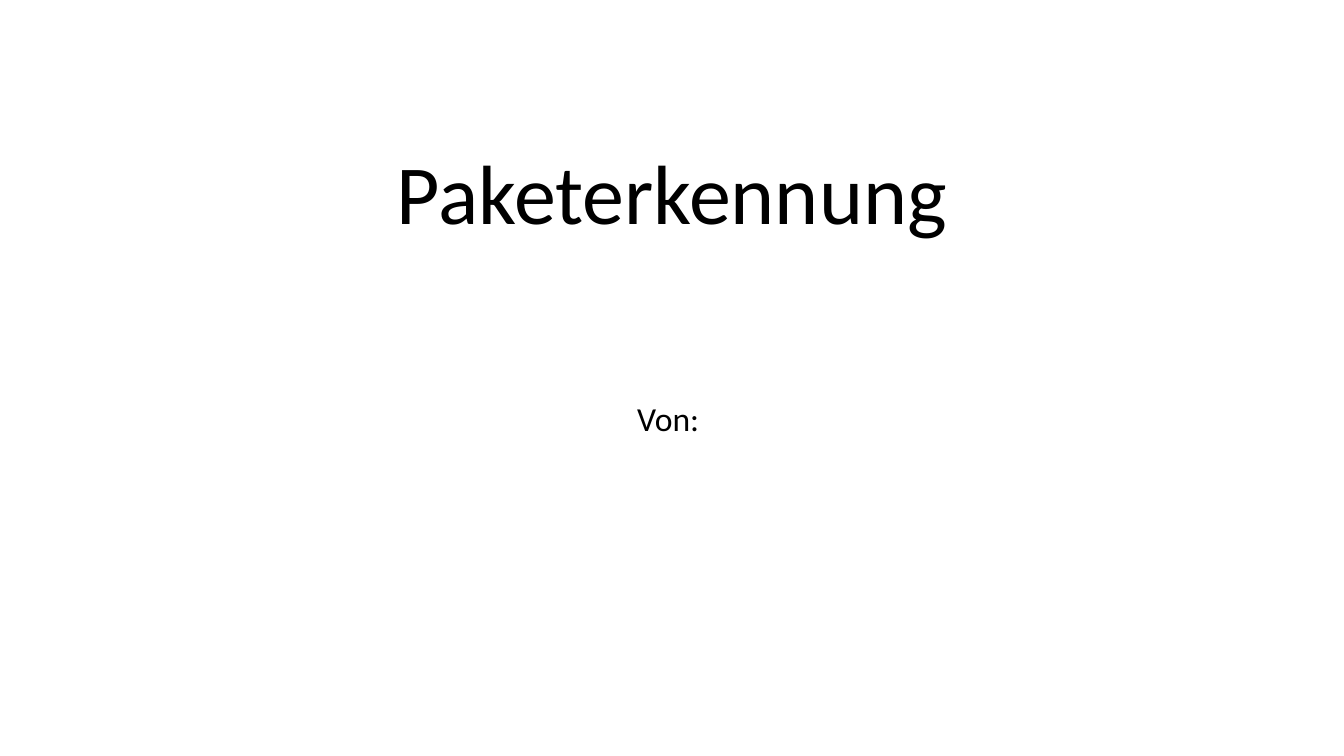
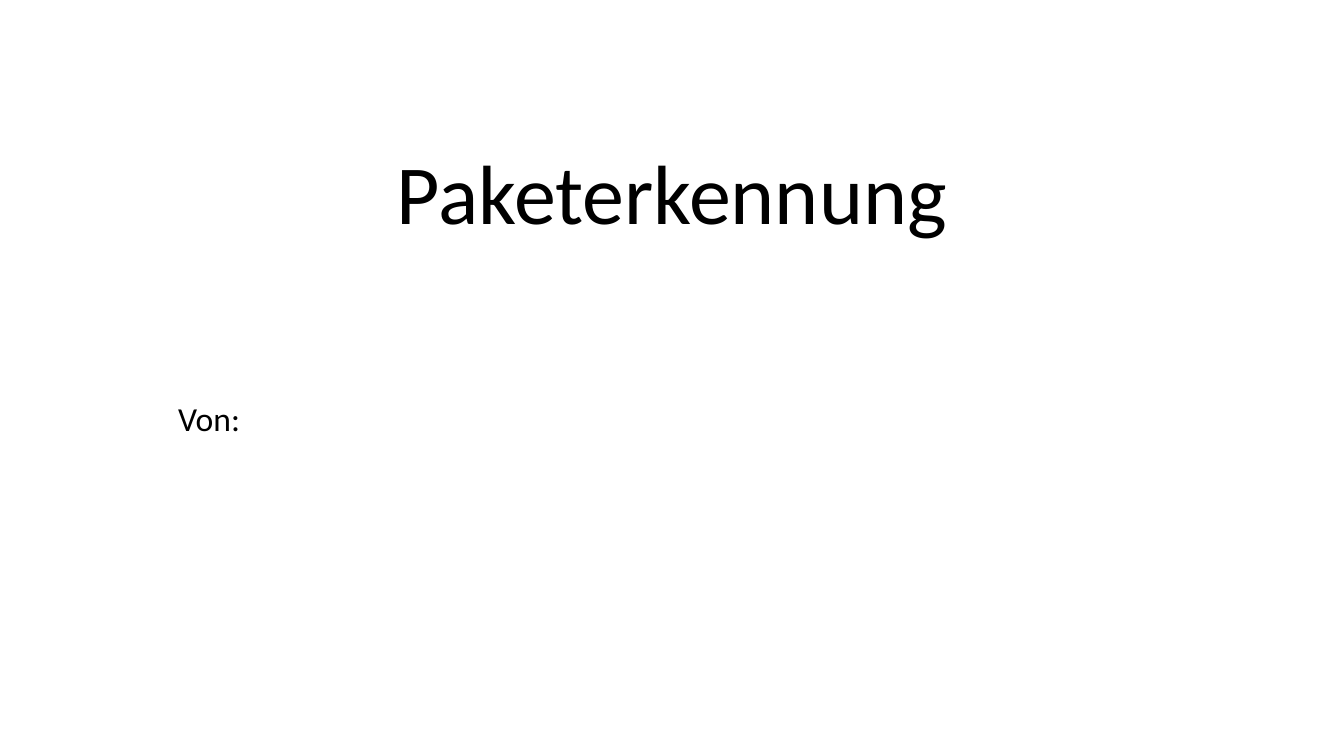
Before and after one commit to linuxfanatiker/hugepackage, a slide deck: slide 1 of 1Woche_Paketerkennung.pptx. Drawn at 1344x756 pixels with LibreOffice and Linux fonts; fonts in the diff are those of the drawing. Boxes give left, top, right and bottom in pixels: in the first picture for what was removed or moved away, otherwise in the second. Text is boxed around its words. In the diff, an @@ line names an element or a change of style, - is before the commit and + after.

```diff
--- a/1Woche_Paketerkennung.pptx
+++ b/1Woche_Paketerkennung.pptx
@@ subtitle "Von:" at (178,409,240,432): alignment centre to left @@
```
Also in this commit, not shown: 3 other slides changed.
